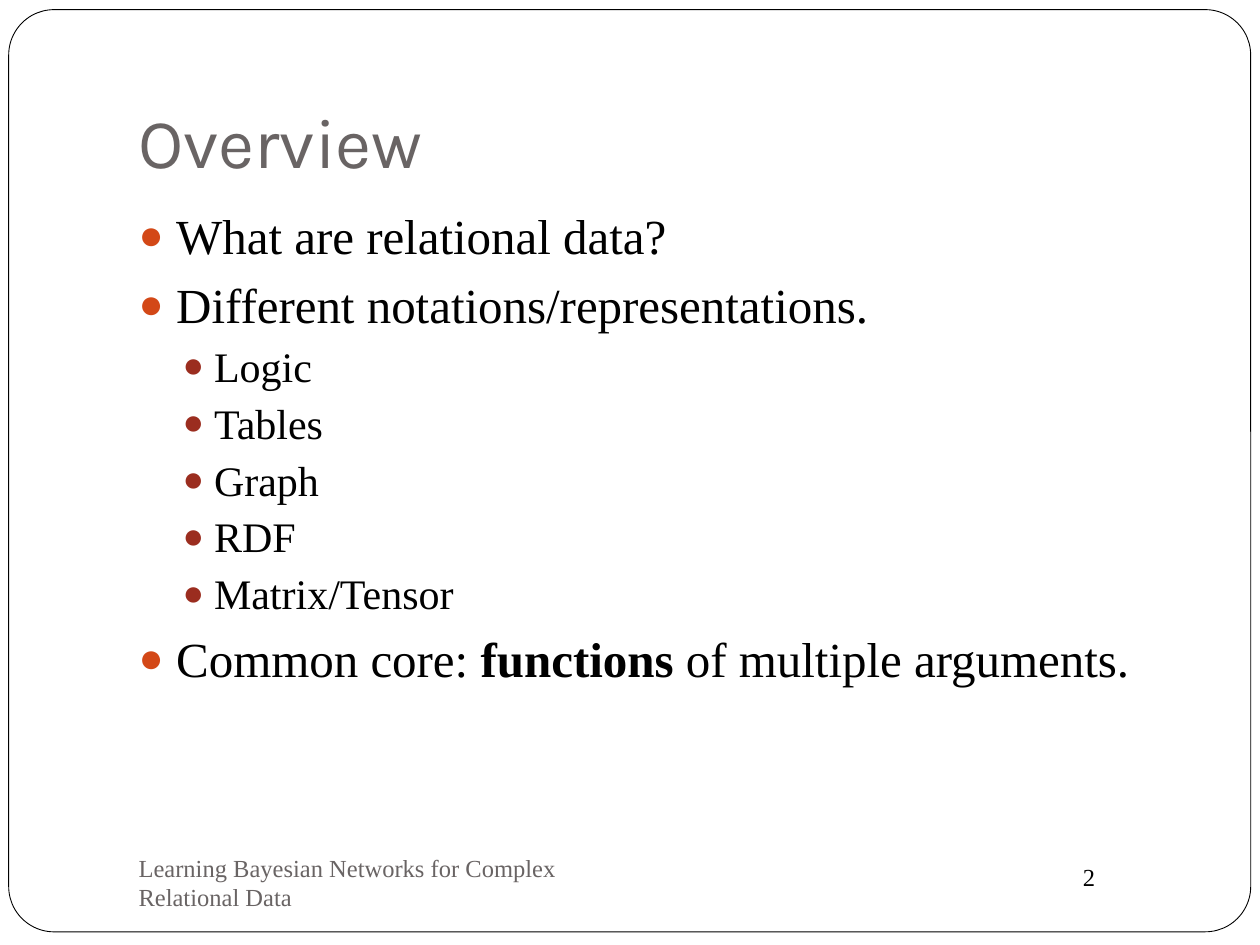
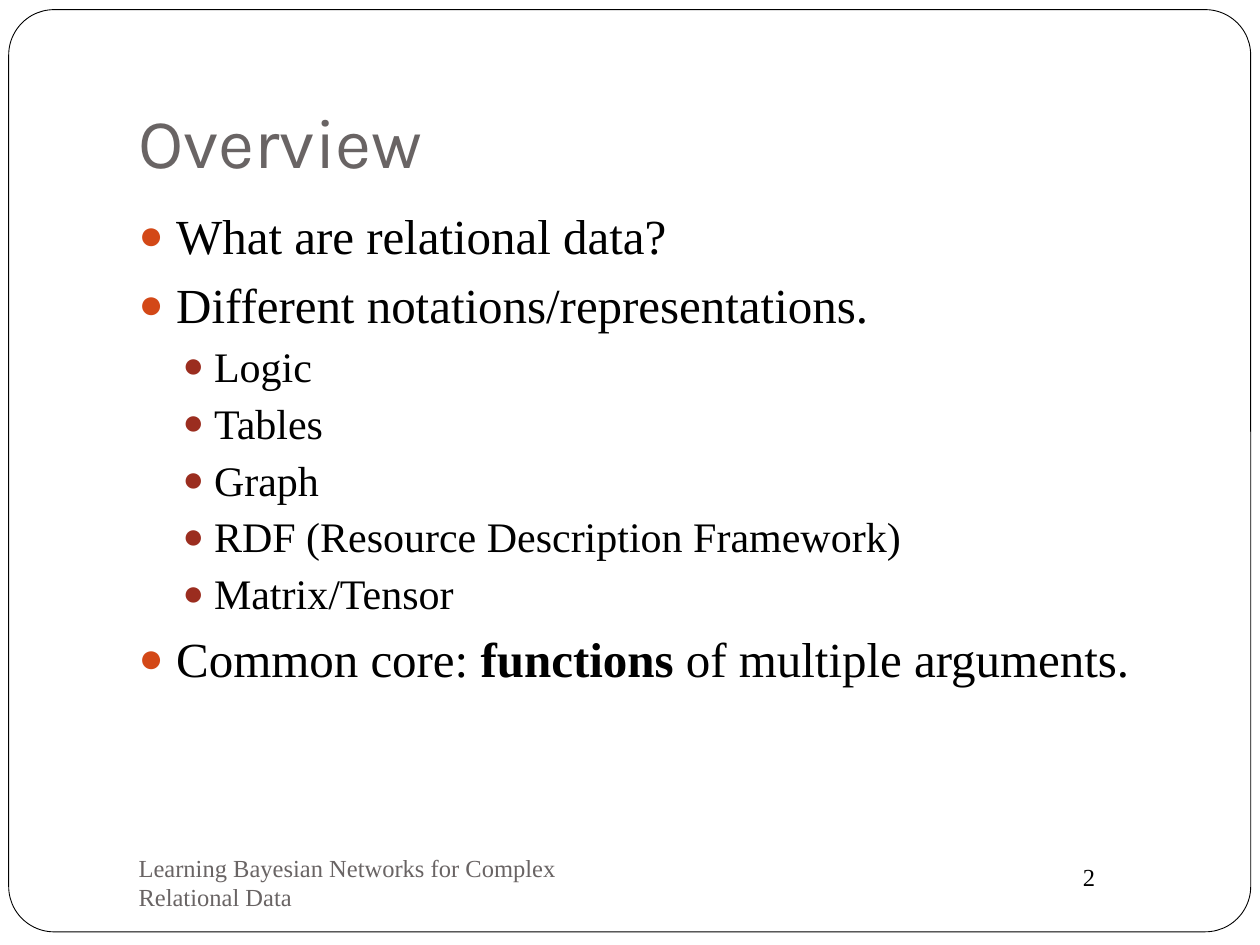
Before and after one commit to oschulte/srl-tutorial-slides, a slide deck: slide 2 of ch1-data.pptx. Drawn at 1260x945 pixels with LibreOffice and Linux fonts; fonts in the diff are those of the drawing. Boxes give left, top, right and bottom in pixels: in the first picture for what was removed or moved away, otherwise in the second. Text is boxed around its words. In the diff, an @@ line names an element or a change of style, - is before the commit and + after.

```diff
--- a/ch1-data.pptx
+++ b/ch1-data.pptx
@@ text at bbox=[214, 523, 901, 561]: text changed @@
-  ● RDF
+  ● RDF (Resource Description Framework)
```
Also in this commit, not shown: 5 other slides changed, 1 other file.
